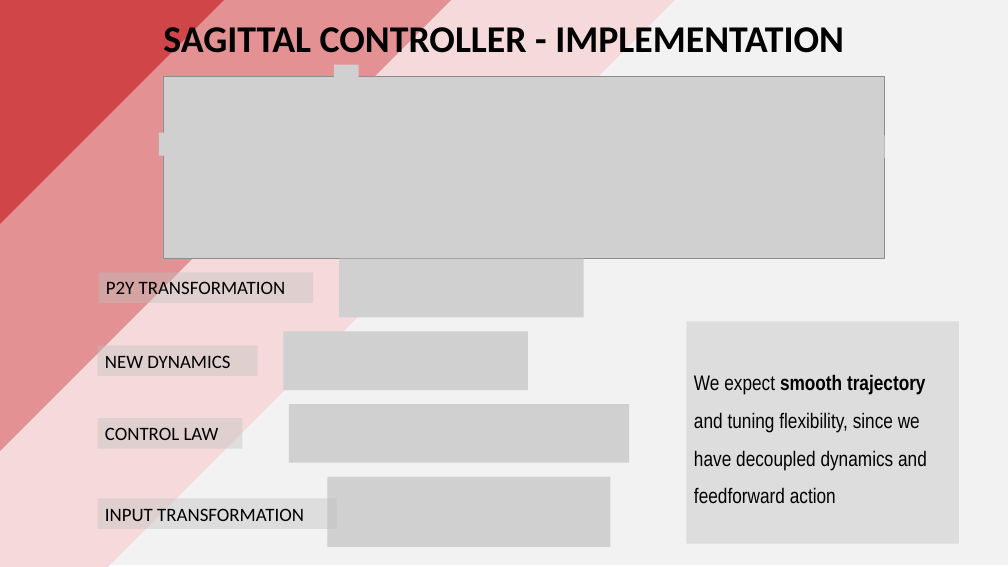
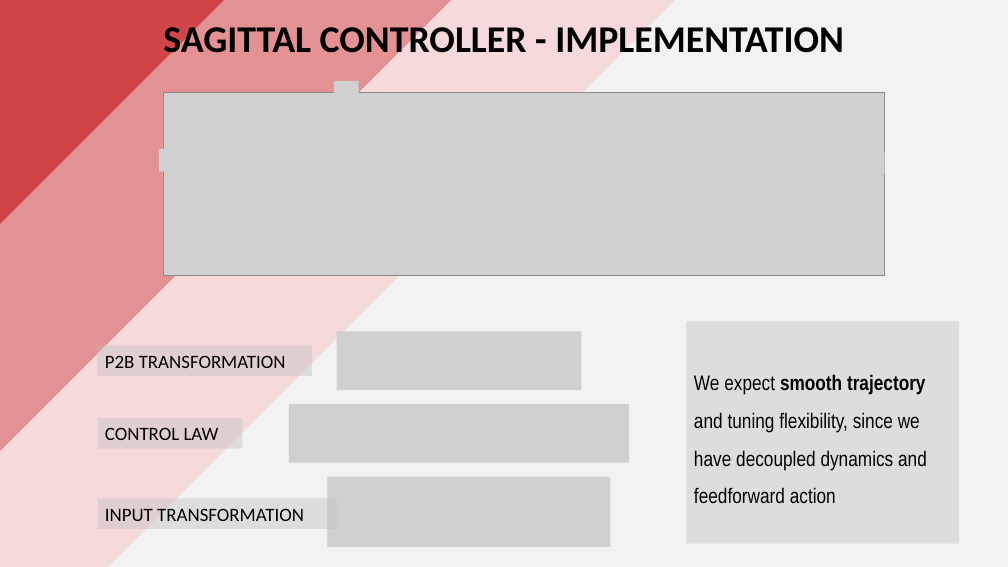
Before and after one commit to PippoGot/R-C2, a slide deck: slide 27 of documentation/presentation.pptx. Drawn at 1008x567 pixels with LibreOffice and Linux fonts; fonts in the diff are those of the drawing; grey boxes stand for pictures. Boxes give left, top, right and bottom in pixels: in the first picture for what was removed or moved away, otherwise in the second. Text is boxed around its words. In the diff, an @@ line names an element or a change of style, - is before the commit and + after.

```diff
--- a/documentation/presentation.pptx
+++ b/documentation/presentation.pptx
@@ 4 pictures moved together from (x1=159, y1=65, x2=885, y2=259) to (x1=159, y1=81, x2=885, y2=275) @@
@@ picture removed at (x1=340, y1=259, x2=584, y2=318) @@
@@ rectangle removed at (x1=98, y1=272, x2=313, y2=302) @@
-P2Y TRANSFORMATION
@@ rectangle "P2B TRANSFORMATION" resized from (x1=98, y1=346, x2=258, y2=376) to (x1=98, y1=346, x2=312, y2=376) @@
@@ text in rectangle at (x1=105, y1=355, x2=286, y2=368): text changed @@
-NEW DYNAMICS
+P2B TRANSFORMATION
@@ picture moved from (x1=284, y1=331, x2=528, y2=390) to (x1=337, y1=331, x2=581, y2=390) @@
```
Also in this commit, not shown: 1 other slide changed, 1 slide removed, 2 other files.
